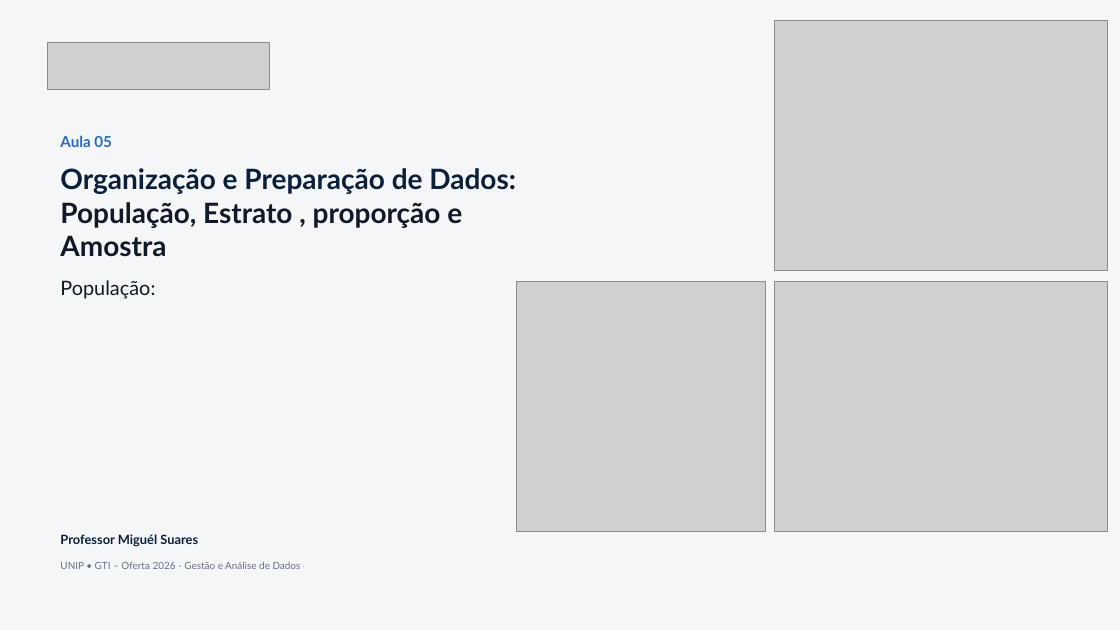
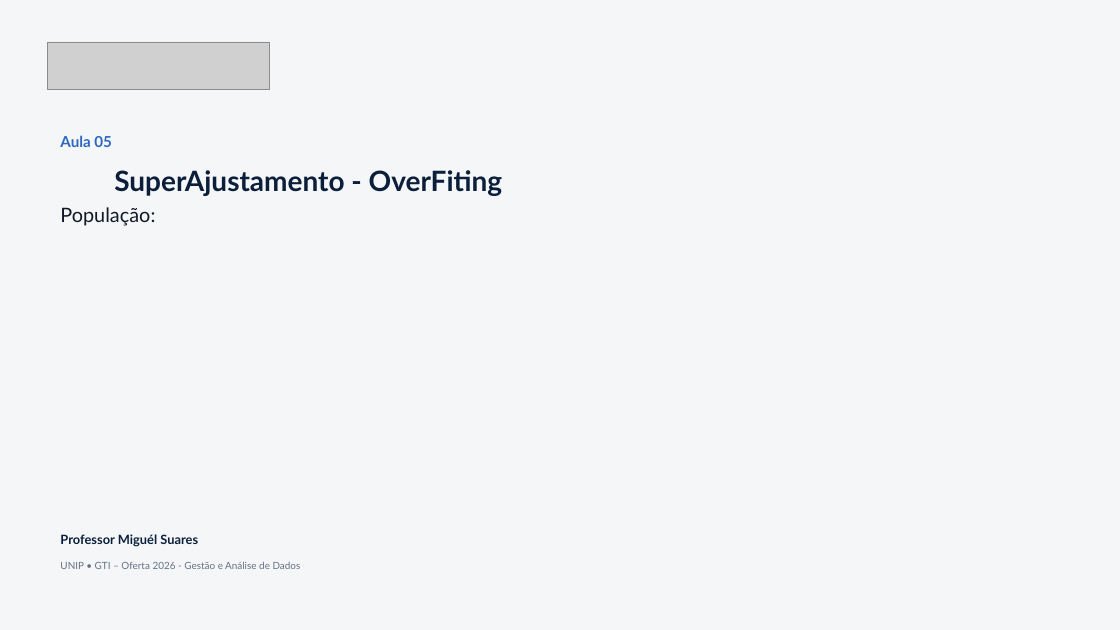
Before and after one commit to miguel7penteado/2026-2-gestao-e-analise-de-dados, a slide deck: slide 18 of slides/05-aula05/aula05_dilema_vies_varianca.pptx (slide 13 before the commit). Drawn at 1120x630 pixels with LibreOffice and Linux fonts; fonts in the diff are those of the drawing; grey boxes stand for pictures. Boxes give left, top, right and bottom in pixels: in the first picture for what was removed or moved away, otherwise in the second. Text is boxed around its words. In the diff, an @@ line names an element or a change of style, - is before the commit and + after.

```diff
--- a/slides/05-aula05/aula05_dilema_vies_varianca.pptx
+++ b/slides/05-aula05/aula05_dilema_vies_varianca.pptx
@@ picture removed at <box>775,21,1107,271</box> @@
@@ text at <box>114,170,503,196</box>: text changed; text colour #111827 to #0B1F3A @@
-Organização e Preparação de Dados:
-População, Estrato , proporção e Amostra
+SuperAjustamento - OverFiting
@@ text "População:": place and size @@
-text "População:" at <box>60,280,155,299</box>
+text "População:" at <box>60,207,155,226</box>
@@ picture removed at <box>517,282,766,532</box> @@
@@ picture removed at <box>775,281,1107,531</box> @@
```
Also in this commit, not shown: 1 other slide changed, 5 slides added, 4 other files.
